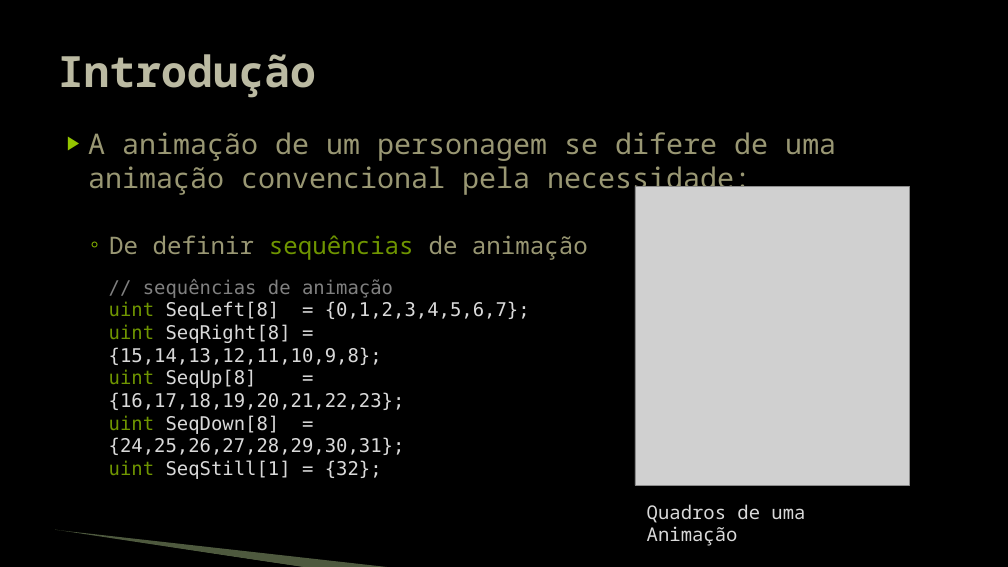
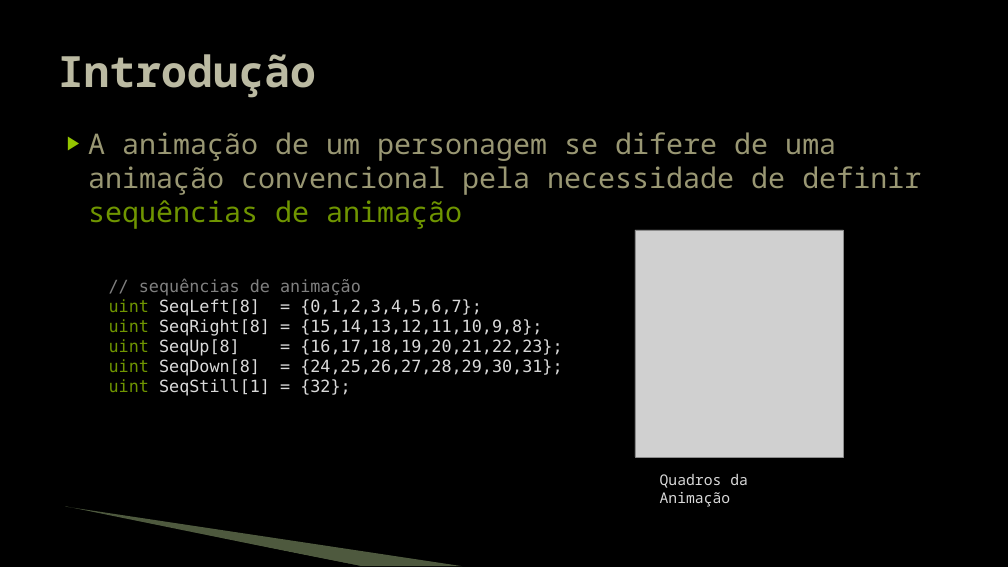
Before and after one commit to JudsonSS/Jogos, a slide deck: slide 3 of Slides/13. Animação de Personagens.pptx. Drawn at 1008x567 pixels with LibreOffice and Linux fonts; fonts in the diff are those of the drawing; grey boxes stand for pictures; background and template pictures are left out. Boxes give left, top, right and bottom in pixels: in the first picture for what was removed or moved away, otherwise in the second. Text is boxed around its words. In the diff, an @@ line names an element or a change of style, - is before the commit and + after.

```diff
--- a/Slides/13. Animação de Personagens.pptx
+++ b/Slides/13. Animação de Personagens.pptx
@@ text at (x1=88, y1=132, x2=921, y2=229): text changed @@
-▶ A animação de um personagem se difere de uma animação convencional pela necessidade:
-  ◦ De definir sequências de animação
+▶ A animação de um personagem se difere de uma
+  animação convencional pela necessidade de definir sequências de animação
@@ picture resized from (x1=635, y1=186, x2=910, y2=485) to (x1=635, y1=230, x2=844, y2=457) @@
@@ text "// sequências de animação" at (x1=109, y1=278, x2=562, y2=396): size 18 to 16 pt @@
@@ text at (x1=660, y1=474, x2=748, y2=507): text changed; size 18 to 14 pt @@
-Quadros de uma Animação
+Quadros da Animação
@@ freeform shape resized from (x1=54, y1=531, x2=306, y2=567) to (x1=64, y1=508, x2=360, y2=566) @@
@@ freeform shape resized from (x1=55, y1=530, x2=393, y2=567) to (x1=66, y1=507, x2=463, y2=566) @@
```
Also in this commit, not shown: 7 other slides changed.
